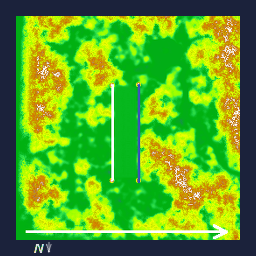
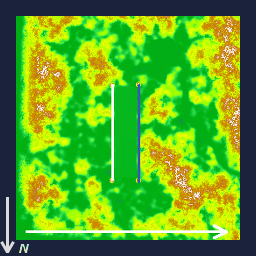
Revision of a layered w=256, h=256 image; what changed, layer by layer:
painted on "dir" over 0, 197, 53, 254
